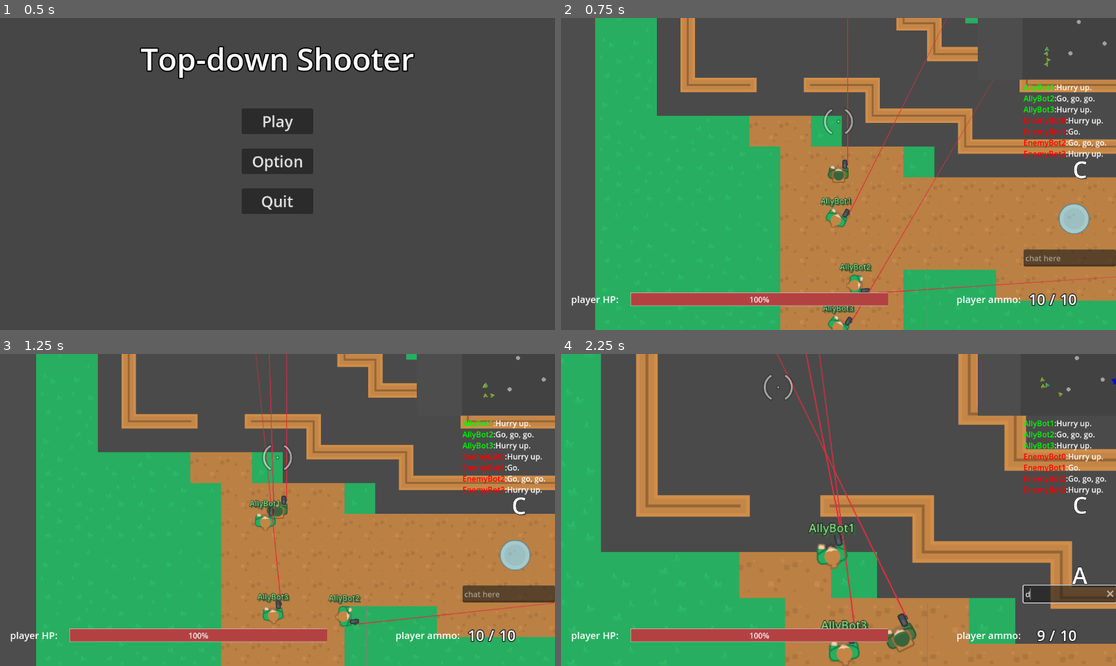
Above: before the commit, frames 1-4 (two rows, left to right).
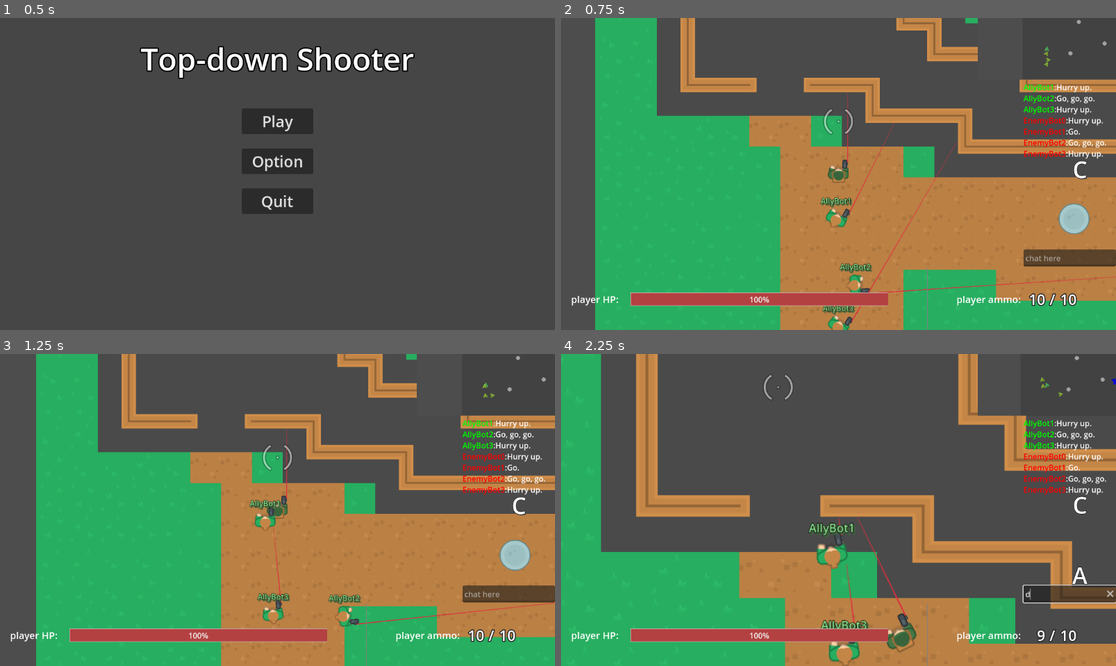
Above: after the commit, the same moments.

Repository: ZeromaXHe/MyGitRepository
Game: Godot game, scene res://scenes/screen/main_menu_screen.tscn
Same seed, same stepped clock (60 frames per second), same inputs: the game is played once before the commit and once after it.
Inputs (mouse positions are in pixels of both pictures, inside the frame that each line leads up to):
- Up to frame 1 (0.5 s): no input
- Up to frame 2 (0.75 s): click "Play" at 0.5 s
- Up to frame 3 (1.25 s): no input
- Up to frame 4 (2.25 s): click (1071, 594) at 1.27 s; type "12" at 1.35 s; tap Enter (chat) at 2 s; move the mouse to (777, 388) at 2.02 s; hold D (right) from 2.03 s (still down); hold Right mouse button (aim) from 2.03 s (still down)

Frame 1 is identical in both runs. In frame 2, 0.2% of the frame differs, in the area x 51-78%, y 0-49%; in frame 3, 0.3%; in frame 4, 0.6%, in the area x 38-60%, y 0-79%.

Commit message:
fix(GodotDemo): GodotProjects 俯视角射击游戏 - Godot 重构后打不开 ray_caster 影响到的场景的 bug

Diff:
--- a/GodotDemo/GodotProjects/scenes/weapon/ray_caster.tscn
+++ b/GodotDemo/GodotProjects/scenes/weapon/ray_caster.tscn
@@ -1,7 +1,7 @@
 [gd_scene load_steps=4 format=3 uid="uid://d2jd02hvsort0"]
 
 [ext_resource type="Texture2D" uid="uid://b2u7bjyw886p7" path="res://assets/top_down_shooter/PNG/weapon_gun.png" id="1_wxtcm"]
-[ext_resource type="Script" path="res://scripts/ray_caster.gd" id="2_wpo7e"]
+[ext_resource type="Script" path="res://scenes/weapon/ray_caster.gd" id="2_wpo7e"]
 
 [sub_resource type="Gradient" id="Gradient_3oib7"]
 offsets = PackedFloat32Array(0, 0.818713, 1)
